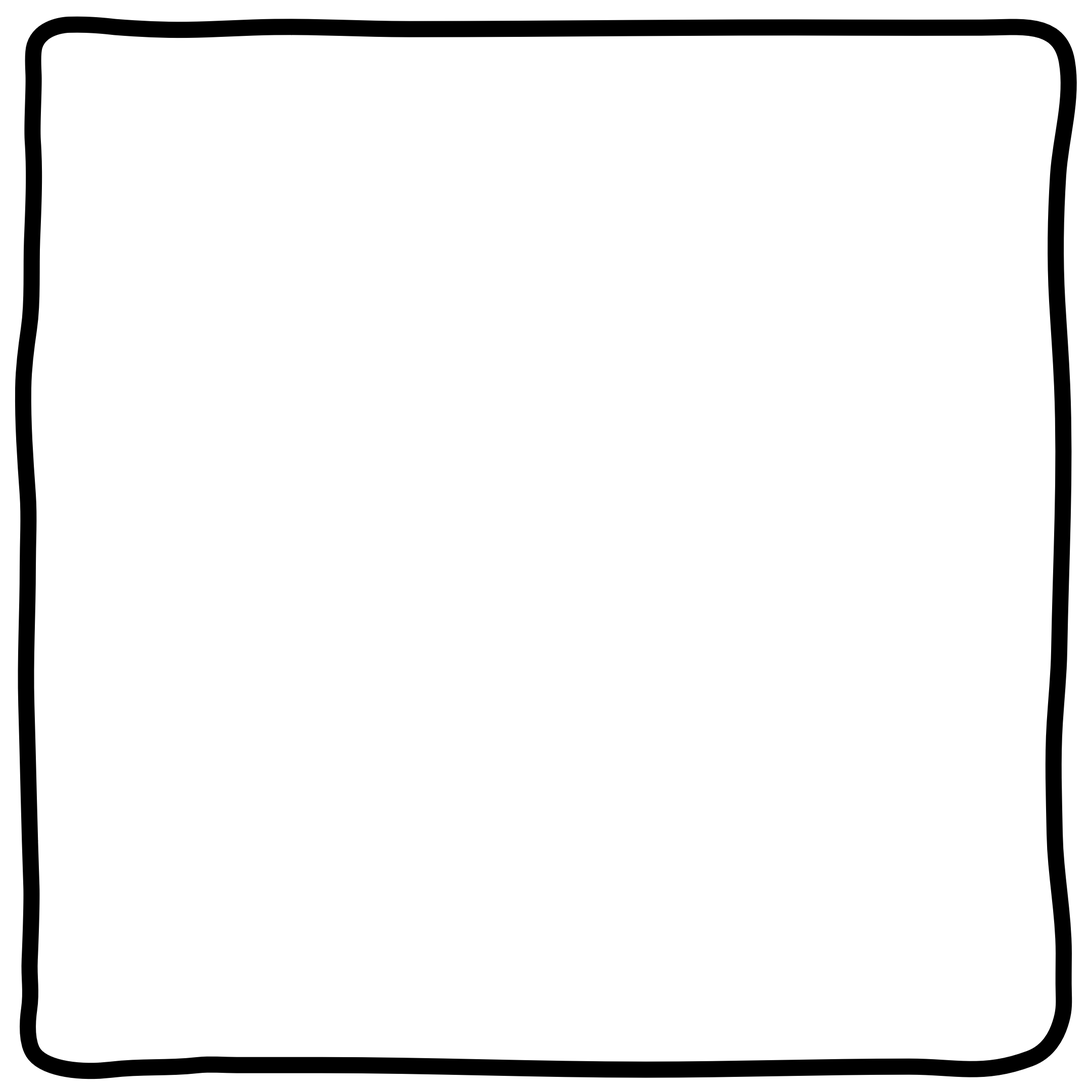
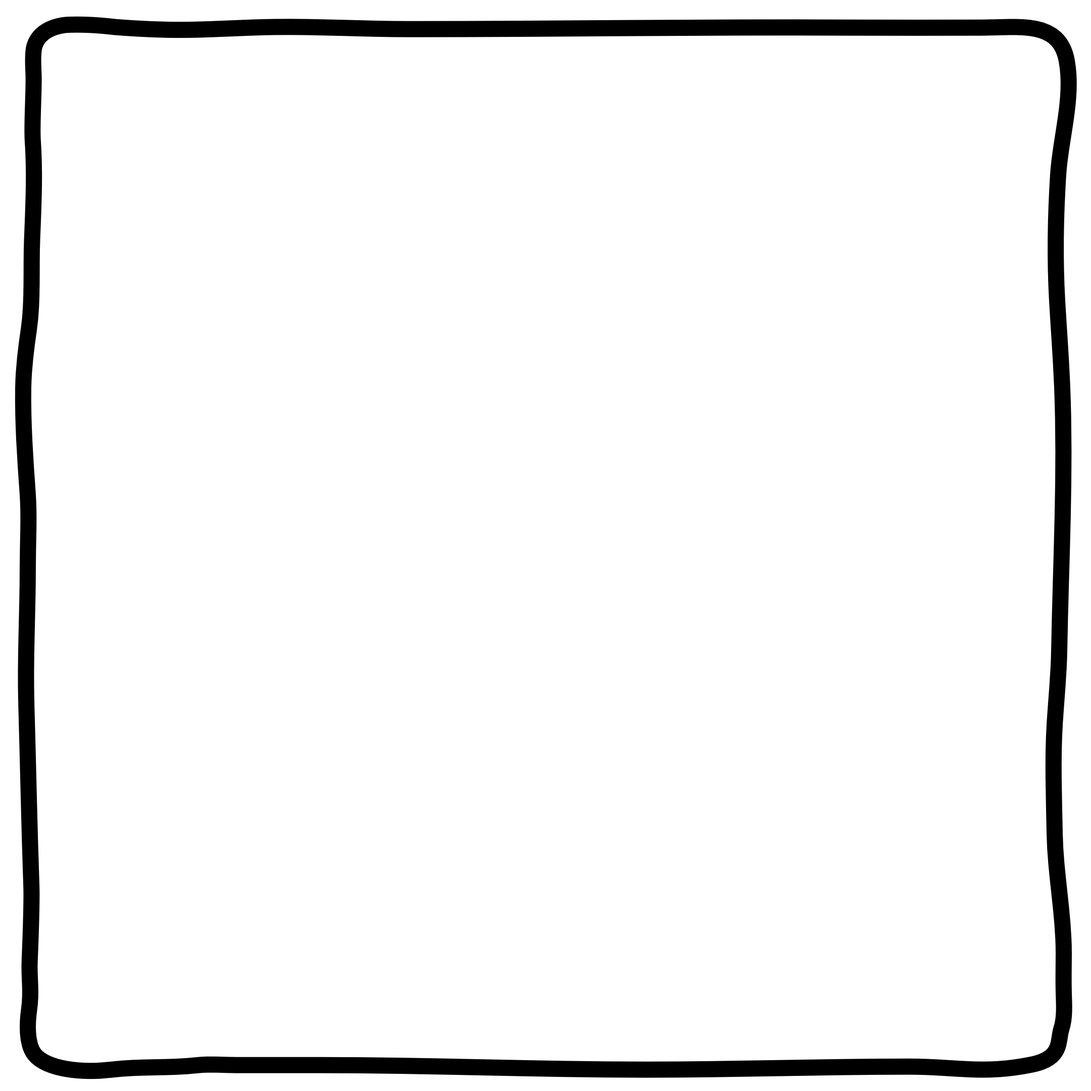
Before/after of a 1091px x 1091px layered artwork. What changed in the layer stack:
pixels changed over [912, 995, 1073, 1079] (layer not identified)
